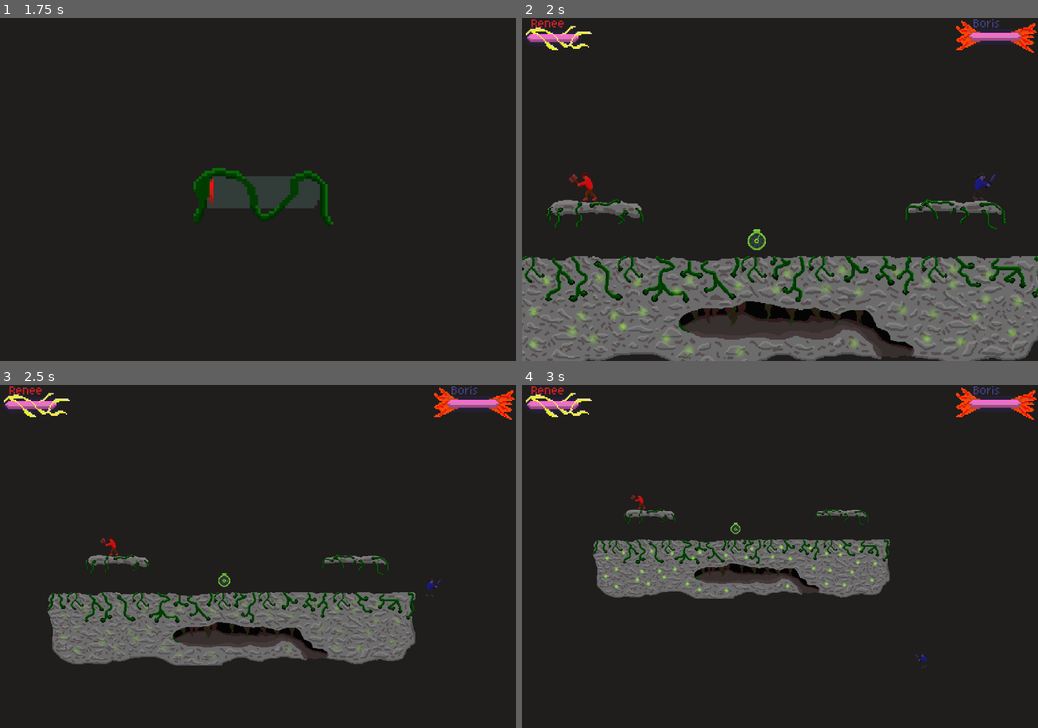
Above: before the commit, frames 1-4 (two rows, left to right).
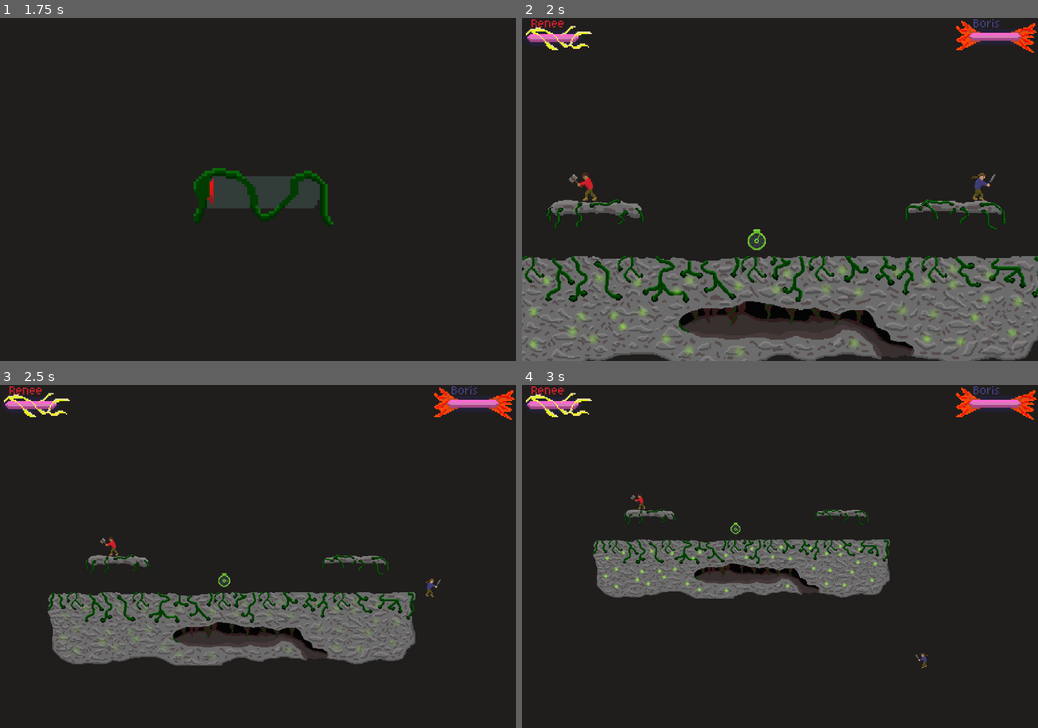
Above: after the commit, the same moments.

Repository: Justiniscoding/HavenHamilton
Game: Godot game, scene res://Scenes/menu.tscn
Same seed, same stepped clock (60 frames per second), same inputs: the game is played once before the commit and once after it. Sound files missing from this copy of the repository are replaced by a short silence.
Inputs (mouse positions are in pixels of both pictures, inside the frame that each line leads up to):
- Up to frame 1 (1.75 s): click (139, 271) at 0.5 s; tap Enter (Set1) at 1.25, 1.35 s; hold Right (right1) from 1.28 s (still down)
- Up to frame 2 (2 s): keep holding Right (right1)
- Up to frame 3 (2.5 s): keep holding Right (right1); tap S (down2) at 2.1 s
- Up to frame 4 (3 s): release Right (right1) at 2.78 s; hold Left (left1) from 2.78 s (still down); tap A (left2) at 2.85 s

Frame 1 is identical in both runs. In frame 2, 0.3% of the frame differs, in the area x 9-92%, y 45-54%; in frame 3, 0.1%; in frame 4, less than 0.1%.

Commit message:
new different colour sprites switch properly

Diff:
--- a/Scenes/player.tscn
+++ b/Scenes/player.tscn
@@ -4,6 +4,8 @@
 [ext_resource type="Shader" uid="uid://p8227oh1i16q" path="res://Scenes/player.gdshader" id="2_6t5aa"]
 [ext_resource type="Texture2D" uid="uid://qh0iy4ujoyt8" path="res://Art/Player 2.png" id="2_cvnsp"]
 [ext_resource type="Texture2D" uid="uid://decyh63nmkwou" path="res://Art/Player 1.png" id="3_vgqql"]
+[ext_resource type="Texture2D" uid="uid://dkmwb63c5poef" path="res://Art/Player 1 ALT COLOUR.png" id="4_x3wgy"]
+[ext_resource type="Texture2D" uid="uid://ceh6fbct65dy6" path="res://Art/Player 2 ALT COLOUR.png" id="6_3smsa"]
 
 [sub_resource type="RectangleShape2D" id="RectangleShape2D_xs5hf"]
 size = Vector2(13.5, 28)
@@ -33,6 +35,38 @@
 atlas = ExtResource("3_vgqql")
 region = Rect2(0, 96, 32, 32)
 
+[sub_resource type="AtlasTexture" id="AtlasTexture_5cld6"]
+atlas = ExtResource("4_x3wgy")
+region = Rect2(32, 96, 32, 32)
+
+[sub_resource type="AtlasTexture" id="AtlasTexture_o736f"]
+atlas = ExtResource("4_x3wgy")
+region = Rect2(64, 96, 32, 32)
+
+[sub_resource type="AtlasTexture" id="AtlasTexture_ketbw"]
+atlas = ExtResource("4_x3wgy")
+region = Rect2(0, 96, 32, 32)
+
+[sub_resource type="AtlasTexture" id="AtlasTexture_4grkl"]
+atlas = ExtResource("4_x3wgy")
+region = Rect2(96, 96, 32, 32)
+
+[sub_resource type="AtlasTexture" id="AtlasTexture_6yrdb"]
+atlas = ExtResource("6_3smsa")
+region = Rect2(32, 96, 32, 32)
+
+[sub_resource type="AtlasTexture" id="AtlasTexture_ue0p1"]
+atlas = ExtResource("6_3smsa")
+region = Rect2(64, 96, 32, 32)
+
+[sub_resource type="AtlasTexture" id="AtlasTexture_isbcs"]
+atlas = ExtResource("6_3smsa")
+region = Rect2(0, 96, 32, 32)
+
+[sub_resource type="AtlasTexture" id="AtlasTexture_142e3"]
+atlas = ExtResource("6_3smsa")
+region = Rect2(96, 96, 32, 32)
+
 [sub_resource type="AtlasTexture" id="AtlasTexture_h4iuc"]
 atlas = ExtResource("2_cvnsp")
 region = Rect2(32, 96, 32, 32)
@@ -57,6 +91,22 @@
 atlas = ExtResource("3_vgqql")
 region = Rect2(32, 32, 32, 32)
 
+[sub_resource type="AtlasTexture" id="AtlasTexture_ts2c8"]
+atlas = ExtResource("4_x3wgy")
+region = Rect2(0, 32, 32, 32)
+
+[sub_resource type="AtlasTexture" id="AtlasTexture_hcgbs"]
+atlas = ExtResource("4_x3wgy")
+region = Rect2(32, 32, 32, 32)
+
+[sub_resource type="AtlasTexture" id="AtlasTexture_mpfyg"]
+atlas = ExtResource("6_3smsa")
+region = Rect2(0, 32, 32, 32)
+
+[sub_resource type="AtlasTexture" id="AtlasTexture_un823"]
+atlas = ExtResource("6_3smsa")
+region = Rect2(32, 32, 32, 32)
+
 [sub_resource type="AtlasTexture" id="AtlasTexture_igrcy"]
 atlas = ExtResource("2_cvnsp")
 region = Rect2(0, 32, 32, 32)
@@ -81,6 +131,38 @@
 atlas = ExtResource("3_vgqql")
 region = Rect2(96, 64, 32, 32)
 
+[sub_resource type="AtlasTexture" id="AtlasTexture_aclic"]
+atlas = ExtResource("4_x3wgy")
+region = Rect2(0, 64, 32, 32)
+
+[sub_resource type="AtlasTexture" id="AtlasTexture_0y64g"]
+atlas = ExtResource("4_x3wgy")
+region = Rect2(32, 64, 32, 32)
+
+[sub_resource type="AtlasTexture" id="AtlasTexture_ramv3"]
+atlas = ExtResource("4_x3wgy")
+region = Rect2(64, 64, 32, 32)
+
+[sub_resource type="AtlasTexture" id="AtlasTexture_hseb1"]
+atlas = ExtResource("4_x3wgy")
+region = Rect2(96, 64, 32, 32)
+
+[sub_resource type="AtlasTexture" id="AtlasTexture_vinow"]
+atlas = ExtResource("6_3smsa")
+region = Rect2(0, 64, 32, 32)
+
+[sub_resource type="AtlasTexture" id="AtlasTexture_awsf5"]
+atlas = ExtResource("6_3smsa")
+region = Rect2(32, 64, 32, 32)
+
+[sub_resource type="AtlasTexture" id="AtlasTexture_v84ne"]
+atlas = ExtResource("6_3smsa")
+region = Rect2(64, 64, 32, 32)
+
+[sub_resource type="AtlasTexture" id="AtlasTexture_4pcjl"]
+atlas = ExtResource("6_3smsa")
+region = Rect2(96, 64, 32, 32)
+
 [sub_resource type="AtlasTexture" id="AtlasTexture_olqyp"]
 atlas = ExtResource("2_cvnsp")
 region = Rect2(64, 64, 32, 32)
@@ -157,6 +239,54 @@
 atlas = ExtResource("3_vgqql")
 region = Rect2(160, 160, 32, 32)
 
+[sub_resource type="AtlasTexture" id="AtlasTexture_3ath1"]
+atlas = ExtResource("4_x3wgy")
+region = Rect2(0, 160, 32, 32)
+
+[sub_resource type="AtlasTexture" id="AtlasTexture_pgf6i"]
+atlas = ExtResource("4_x3wgy")
+region = Rect2(32, 160, 32, 32)
+
+[sub_resource type="AtlasTexture" id="AtlasTexture_bvt37"]
+atlas = ExtResource("4_x3wgy")
+region = Rect2(64, 160, 32, 32)
+
+[sub_resource type="AtlasTexture" id="AtlasTexture_kt3hj"]
+atlas = ExtResource("4_x3wgy")
+region = Rect2(96, 160, 32, 32)
+
+[sub_resource type="AtlasTexture" id="AtlasTexture_2jrev"]
+atlas = ExtResource("4_x3wgy")
+region = Rect2(128, 160, 32, 32)
+
+[sub_resource type="AtlasTexture" id="AtlasTexture_5j7nw"]
+atlas = ExtResource("4_x3wgy")
+region = Rect2(160, 160, 32, 32)
+
+[sub_resource type="AtlasTexture" id="AtlasTexture_mrkcr"]
+atlas = ExtResource("6_3smsa")
+region = Rect2(0, 160, 32, 32)
+
+[sub_resource type="AtlasTexture" id="AtlasTexture_78kn1"]
+atlas = ExtResource("6_3smsa")
+region = Rect2(32, 160, 32, 32)
+
+[sub_resource type="AtlasTexture" id="AtlasTexture_nwtn4"]
+atlas = ExtResource("6_3smsa")
+region = Rect2(64, 160, 32, 32)
+
+[sub_resource type="AtlasTexture" id="AtlasTexture_hl8o5"]
+atlas = ExtResource("6_3smsa")
+region = Rect2(96, 160, 32, 32)
+
+[sub_resource type="AtlasTexture" id="AtlasTexture_v8gx6"]
+atlas = ExtResource("6_3smsa")
+region = Rect2(128, 160, 32, 32)
+
+[sub_resource type="AtlasTexture" id="AtlasTexture_vlr8u"]
+atlas = ExtResource("6_3smsa")
+region = Rect2(160, 160, 32, 32)
+
 [sub_resource type="AtlasTexture" id="AtlasTexture_83xs0"]
 atlas = ExtResource("2_cvnsp")
 region = Rect2(0, 160, 32, 32)
@@ -229,6 +359,102 @@
 atlas = ExtResource("3_vgqql")
 region = Rect2(352, 0, 32, 32)
 
+[sub_resource type="AtlasTexture" id="AtlasTexture_fip0x"]
+atlas = ExtResource("4_x3wgy")
+region = Rect2(0, 0, 32, 32)
+
+[sub_resource type="AtlasTexture" id="AtlasTexture_4tc2f"]
+atlas = ExtResource("4_x3wgy")
+region = Rect2(32, 0, 32, 32)
+
+[sub_resource type="AtlasTexture" id="AtlasTexture_u5w1p"]
+atlas = ExtResource("4_x3wgy")
+region = Rect2(64, 0, 32, 32)
+
+[sub_resource type="AtlasTexture" id="AtlasTexture_fnpki"]
+atlas = ExtResource("4_x3wgy")
+region = Rect2(96, 0, 32, 32)
+
+[sub_resource type="AtlasTexture" id="AtlasTexture_14ki3"]
+atlas = ExtResource("4_x3wgy")
+region = Rect2(128, 0, 32, 32)
+
+[sub_resource type="AtlasTexture" id="AtlasTexture_uvwc7"]
+atlas = ExtResource("4_x3wgy")
+region = Rect2(160, 0, 32, 32)
+
+[sub_resource type="AtlasTexture" id="AtlasTexture_t1r1w"]
+atlas = ExtResource("4_x3wgy")
+region = Rect2(192, 0, 32, 32)
+
+[sub_resource type="AtlasTexture" id="AtlasTexture_s3u64"]
+atlas = ExtResource("4_x3wgy")
+region = Rect2(224, 0, 32, 32)
+
+[sub_resource type="AtlasTexture" id="AtlasTexture_0cppb"]
+atlas = ExtResource("4_x3wgy")
+region = Rect2(256, 0, 32, 32)
+
+[sub_resource type="AtlasTexture" id="AtlasTexture_s2qaf"]
+atlas = ExtResource("4_x3wgy")
+region = Rect2(288, 0, 32, 32)
+
+[sub_resource type="AtlasTexture" id="AtlasTexture_jr4hp"]
+atlas = ExtResource("4_x3wgy")
+region = Rect2(320, 0, 32, 32)
+
+[sub_resource type="AtlasTexture" id="AtlasTexture_8h4oy"]
+atlas = ExtResource("4_x3wgy")
+region = Rect2(352, 0, 32, 32)
+
+[sub_resource type="AtlasTexture" id="AtlasTexture_x8yfv"]
+atlas = ExtResource("6_3smsa")
+region = Rect2(0, 0, 32, 32)
+
+[sub_resource type="AtlasTexture" id="AtlasTexture_sg72k"]
+atlas = ExtResource("6_3smsa")
+region = Rect2(32, 0, 32, 32)
+
+[sub_resource type="AtlasTexture" id="AtlasTexture_fjjiw"]
+atlas = ExtResource("6_3smsa")
+region = Rect2(64, 0, 32, 32)
+
+[sub_resource type="AtlasTexture" id="AtlasTexture_24pht"]
+atlas = ExtResource("6_3smsa")
+region = Rect2(96, 0, 32, 32)
+
+[sub_resource type="AtlasTexture" id="AtlasTexture_lvpu8"]
+atlas = ExtResource("6_3smsa")
+region = Rect2(128, 0, 32, 32)
+
+[sub_resource type="AtlasTexture" id="AtlasTexture_iw8ov"]
+atlas = ExtResource("6_3smsa")
+region = Rect2(160, 0, 32, 32)
+
+[sub_resource type="AtlasTexture" id="AtlasTexture_s5ecd"]
+atlas = ExtResource("6_3smsa")
+region = Rect2(192, 0, 32, 32)
+
+[sub_resource type="AtlasTexture" id="AtlasTexture_6ccf0"]
+atlas = ExtResource("6_3smsa")
+region = Rect2(224, 0, 32, 32)
+
+[sub_resource type="AtlasTexture" id="AtlasTexture_uh6ff"]
+atlas = ExtResource("6_3smsa")
+region = Rect2(256, 0, 32, 32)
+
+[sub_resource type="AtlasTexture" id="AtlasTexture_ihrpn"]
+atlas = ExtResource("6_3smsa")
+region = Rect2(288, 0, 32, 32)
+
+[sub_resource type="AtlasTexture" id="AtlasTexture_4rjh6"]
+atlas = ExtResource("6_3smsa")
+region = Rect2(320, 0, 32, 32)
+
+[sub_resource type="AtlasTexture" id="AtlasTexture_cq7w1"]
+atlas = ExtResource("6_3smsa")
+region = Rect2(352, 0, 32, 32)
+
 [sub_resource type="AtlasTexture" id="AtlasTexture_6t5aa"]
 atlas = ExtResource("2_cvnsp")
 region = Rect2(0, 0, 32, 32)
@@ -309,6 +535,38 @@
 atlas = ExtResource("3_vgqql")
 region = Rect2(224, 192, 32, 32)
 
+[sub_resource type="AtlasTexture" id="AtlasTexture_ho16k"]
+atlas = ExtResource("4_x3wgy")
+region = Rect2(0, 192, 32, 32)
+
+[sub_resource type="AtlasTexture" id="AtlasTexture_o712r"]
+atlas = ExtResource("4_x3wgy")
+region = Rect2(32, 192, 32, 32)
+
+[sub_resource type="AtlasTexture" id="AtlasTexture_hfnjl"]
+atlas = ExtResource("4_x3wgy")
+region = Rect2(64, 192, 32, 32)
+
+[sub_resource type="AtlasTexture" id="AtlasTexture_uxqhi"]
+atlas = ExtResource("4_x3wgy")
+region = Rect2(96, 192, 32, 32)
+
+[sub_resource type="AtlasTexture" id="AtlasTexture_vbb78"]
+atlas = ExtResource("4_x3wgy")
+region = Rect2(128, 192, 32, 32)
+
+[sub_resource type="AtlasTexture" id="AtlasTexture_7anab"]
+atlas = ExtResource("4_x3wgy")
+region = Rect2(160, 192, 32, 32)
+
+[sub_resource type="AtlasTexture" id="AtlasTexture_q7v0o"]
+atlas = ExtResource("4_x3wgy")
+region = Rect2(192, 192, 32, 32)
+
+[sub_resource type="AtlasTexture" id="AtlasTexture_gc6xv"]
+atlas = ExtResource("4_x3wgy")
+region = Rect2(224, 192, 32, 32)
+
 [sub_resource type="AtlasTexture" id="AtlasTexture_nv4vc"]
 atlas = ExtResource("2_cvnsp")
 region = Rect2(0, 192, 32, 32)
@@ -347,6 +605,46 @@
 
 [sub_resource type="AtlasTexture" id="AtlasTexture_r7t2e"]
 atlas = ExtResource("2_cvnsp")
+region = Rect2(288, 192, 32, 32)
+
+[sub_resource type="AtlasTexture" id="AtlasTexture_473p5"]
+atlas = ExtResource("6_3smsa")
+region = Rect2(0, 192, 32, 32)
+
+[sub_resource type="AtlasTexture" id="AtlasTexture_yj2ec"]
+atlas = ExtResource("6_3smsa")
+region = Rect2(32, 192, 32, 32)
+
+[sub_resource type="AtlasTexture" id="AtlasTexture_a1mwt"]
+atlas = ExtResource("6_3smsa")
+region = Rect2(64, 192, 32, 32)
+
+[sub_resource type="AtlasTexture" id="AtlasTexture_7rvty"]
+atlas = ExtResource("6_3smsa")
+region = Rect2(96, 192, 32, 32)
+
+[sub_resource type="AtlasTexture" id="AtlasTexture_npbv3"]
+atlas = ExtResource("6_3smsa")
+region = Rect2(128, 192, 32, 32)
+
+[sub_resource type="AtlasTexture" id="AtlasTexture_n2sjk"]
+atlas = ExtResource("6_3smsa")
+region = Rect2(160, 192, 32, 32)
+
+[sub_resource type="AtlasTexture" id="AtlasTexture_kl5x6"]
+atlas = ExtResource("6_3smsa")
+region = Rect2(192, 192, 32, 32)
+
+[sub_resource type="AtlasTexture" id="AtlasTexture_3e4cc"]
+atlas = ExtResource("6_3smsa")
+region = Rect2(224, 192, 32, 32)
+
+[sub_resource type="AtlasTexture" id="AtlasTexture_siibh"]
+atlas = ExtResource("6_3smsa")
+region = Rect2(256, 192, 32, 32)
+
+[sub_resource type="AtlasTexture" id="AtlasTexture_kfwar"]
+atlas = ExtResource("6_3smsa")
 region = Rect2(288, 192, 32, 32)
 
 [sub_resource type="SpriteFrames" id="SpriteFrames_v0iea"]
@@ -370,6 +668,40 @@
 }, {
 "frames": [{
 "duration": 1.0,
+"texture": SubResource("AtlasTexture_5cld6")
+}, {
+"duration": 1.0,
+"texture": SubResource("AtlasTexture_o736f")
+}, {
+"duration": 1.0,
+"texture": SubResource("AtlasTexture_ketbw")
+}, {
+"duration": 1.0,
+"texture": SubResource("AtlasTexture_4grkl")
+}],
+"loop": 0,
+"name": &"double_jump12",
+"speed": 15.0
+}, {
+"frames": [{
+"duration": 1.0,
+"texture": SubResource("AtlasTexture_6yrdb")
+}, {
+"duration": 1.0,
+"texture": SubResource("AtlasTexture_ue0p1")
+}, {
+"duration": 1.0,
+"texture": SubResource("AtlasTexture_isbcs")
+}, {
+"duration": 1.0,
+"texture": SubResource("AtlasTexture_142e3")
+}],
+"loop": 0,
+"name": &"double_jump2",
+"speed": 15.0
+}, {
+"frames": [{
+"duration": 1.0,
 "texture": SubResource("AtlasTexture_h4iuc")
 }, {
 "duration": 1.0,
@@ -382,7 +714,7 @@
 "texture": SubResource("AtlasTexture_cvnsp")
 }],
 "loop": 0,
-"name": &"double_jump2",
+"name": &"double_jump22",
 "speed": 15.0
 }, {
 "frames": [{
@@ -398,10 +730,21 @@
 }, {
 "frames": [{
 "duration": 1.0,
-"texture": SubResource("AtlasTexture_igrcy")
-}, {
-"duration": 1.0,
-"texture": SubResource("AtlasTexture_fs7ks")
+"texture": SubResource("AtlasTexture_ts2c8")
+}, {
+"duration": 1.0,
+"texture": SubResource("AtlasTexture_hcgbs")
+}],
+"loop": 1,
+"name": &"idle12",
+"speed": 4.0
+}, {
+"frames": [{
+"duration": 1.0,
+"texture": SubResource("AtlasTexture_mpfyg")
+}, {
+"duration": 1.0,
+"texture": SubResource("AtlasTexture_un823")
 }],
 "loop": 1,
 "name": &"idle2",
@@ -409,6 +752,17 @@
 }, {
 "frames": [{
 "duration": 1.0,
+"texture": SubResource("AtlasTexture_igrcy")
+}, {
+"duration": 1.0,
+"texture": SubResource("AtlasTexture_fs7ks")
+}],
+"loop": 1,
+"name": &"idle22",
+"speed": 4.0
+}, {
+"frames": [{
+"duration": 1.0,
 "texture": SubResource("AtlasTexture_e6mvm")
 }, {
 "duration": 1.0,
@@ -426,16 +780,33 @@
 }, {
 "frames": [{
 "duration": 1.0,
-"texture": SubResource("AtlasTexture_olqyp")
-}, {
-"duration": 1.0,
-"texture": SubResource("AtlasTexture_wpjfl")
-}, {
-"duration": 1.0,
-"texture": SubResource("AtlasTexture_bi64h")
-}, {
-"duration": 1.0,
-"texture": SubResource("AtlasTexture_l6n3p")
+"texture": SubResource("AtlasTexture_aclic")
+}, {
+"duration": 1.0,
+"texture": SubResource("AtlasTexture_0y64g")
+}, {
+"duration": 1.0,
+"texture": SubResource("AtlasTexture_ramv3")
+}, {
+"duration": 1.0,
+"texture": SubResource("AtlasTexture_hseb1")
+}],
+"loop": 0,
+"name": &"jump12",
+"speed": 5.0
+}, {
+"frames": [{
+"duration": 1.0,
+"texture": SubResource("AtlasTexture_vinow")
+}, {
+"duration": 1.0,
+"texture": SubResource("AtlasTexture_awsf5")
+}, {
+"duration": 1.0,
+"texture": SubResource("AtlasTexture_v84ne")
+}, {
+"duration": 1.0,
+"texture": SubResource("AtlasTexture_4pcjl")
 }],
 "loop": 0,
 "name": &"jump2",
@@ -443,6 +814,23 @@
 }, {
 "frames": [{
 "duration": 1.0,
+"texture": SubResource("AtlasTexture_olqyp")
+}, {
+"duration": 1.0,
+"texture": SubResource("AtlasTexture_wpjfl")
+}, {
+"duration": 1.0,
+"texture": SubResource("AtlasTexture_bi64h")
+}, {
+"duration": 1.0,
+"texture": SubResource("AtlasTexture_l6n3p")
+}],
+"loop": 0,
+"name": &"jump22",
+"speed": 5.0
+}, {
+"frames": [{
+"duration": 1.0,
 "texture": SubResource("AtlasTexture_pukcj")
 }, {
 "duration": 1.0,
@@ -502,6 +890,52 @@
 "speed": 10.0
 }, {
 "frames": [{
+"duration": 0.25,
+"texture": SubResource("AtlasTexture_3ath1")
+}, {
+"duration": 0.25,
+"texture": SubResource("AtlasTexture_pgf6i")
+}, {
+"duration": 0.25,
+"texture": SubResource("AtlasTexture_bvt37")
+}, {
+"duration": 0.25,
+"texture": SubResource("AtlasTexture_kt3hj")
+}, {
+"duration": 0.25,
+"texture": SubResource("AtlasTexture_2jrev")
+}, {
+"duration": 0.25,
+"texture": SubResource("AtlasTexture_5j7nw")
+}],
+"loop": 0,
+"name": &"range12",
+"speed": 10.0
+}, {
+"frames": [{
+"duration": 0.5,
+"texture": SubResource("AtlasTexture_mrkcr")
+}, {
+"duration": 0.5,
+"texture": SubResource("AtlasTexture_78kn1")
+}, {
+"duration": 0.5,
+"texture": SubResource("AtlasTexture_nwtn4")
+}, {
+"duration": 0.5,
+"texture": SubResource("AtlasTexture_hl8o5")
+}, {
+"duration": 0.5,
+"texture": SubResource("AtlasTexture_v8gx6")
+}, {
+"duration": 0.5,
+"texture": SubResource("AtlasTexture_vlr8u")
+}],
+"loop": 0,
+"name": &"range2",
+"speed": 5.0
+}, {
+"frames": [{
 "duration": 0.5,
 "texture": SubResource("AtlasTexture_83xs0")
 }, {
@@ -521,7 +955,7 @@
 "texture": SubResource("AtlasTexture_yh6i2")
 }],
 "loop": 0,
-"name": &"range2",
+"name": &"range22",
 "speed": 5.0
 }, {
 "frames": [{
@@ -567,46 +1001,128 @@
 }, {
 "frames": [{
 "duration": 1.0,
-"texture": SubResource("AtlasTexture_6t5aa")
-}, {
-"duration": 1.0,
-"texture": SubResource("AtlasTexture_vgqql")
-}, {
-"duration": 1.0,
-"texture": SubResource("AtlasTexture_fkybt")
-}, {
-"duration": 1.0,
-"texture": SubResource("AtlasTexture_x3wgy")
-}, {
-"duration": 1.0,
-"texture": SubResource("AtlasTexture_3smsa")
-}, {
-"duration": 1.0,
-"texture": SubResource("AtlasTexture_8erm5")
-}, {
-"duration": 1.0,
-"texture": SubResource("AtlasTexture_f1ek2")
-}, {
-"duration": 1.0,
-"texture": SubResource("AtlasTexture_tx1dd")
-}, {
-"duration": 1.0,
-"texture": SubResource("AtlasTexture_gymyn")
-}, {
-"duration": 1.0,
-"texture": SubResource("AtlasTexture_pu2lt")
-}, {
-"duration": 1.0,
-"texture": SubResource("AtlasTexture_ukyrk")
-}, {
-"duration": 1.0,
-"texture": SubResource("AtlasTexture_7dp3o")
+"texture": SubResource("AtlasTexture_fip0x")
+}, {
+"duration": 1.0,
+"texture": SubResource("AtlasTexture_4tc2f")
+}, {
+"duration": 1.0,
+"texture": SubResource("AtlasTexture_u5w1p")
+}, {
+"duration": 1.0,
+"texture": SubResource("AtlasTexture_fnpki")
+}, {
+"duration": 1.0,
+"texture": SubResource("AtlasTexture_14ki3")
+}, {
+"duration": 1.0,
+"texture": SubResource("AtlasTexture_uvwc7")
+}, {
+"duration": 1.0,
+"texture": SubResource("AtlasTexture_t1r1w")
+}, {
+"duration": 1.0,
+"texture": SubResource("AtlasTexture_s3u64")
+}, {
+"duration": 1.0,
+"texture": SubResource("AtlasTexture_0cppb")
+}, {
+"duration": 1.0,
+"texture": SubResource("AtlasTexture_s2qaf")
+}, {
+"duration": 1.0,
+"texture": SubResource("AtlasTexture_jr4hp")
+}, {
+"duration": 1.0,
+"texture": SubResource("AtlasTexture_8h4oy")
+}],
+"loop": 1,
+"name": &"run12",
+"speed": 9.0
+}, {
+"frames": [{
+"duration": 1.0,
+"texture": SubResource("AtlasTexture_x8yfv")
+}, {
+"duration": 1.0,
+"texture": SubResource("AtlasTexture_sg72k")
+}, {
+"duration": 1.0,
+"texture": SubResource("AtlasTexture_fjjiw")
+}, {
+"duration": 1.0,
+"texture": SubResource("AtlasTexture_24pht")
+}, {
+"duration": 1.0,
+"texture": SubResource("AtlasTexture_lvpu8")
+}, {
+"duration": 1.0,
+"texture": SubResource("AtlasTexture_iw8ov")
+}, {
+"duration": 1.0,
+"texture": SubResource("AtlasTexture_s5ecd")
+}, {
+"duration": 1.0,
+"texture": SubResource("AtlasTexture_6ccf0")
+}, {
+"duration": 1.0,
+"texture": SubResource("AtlasTexture_uh6ff")
+}, {
+"duration": 1.0,
+"texture": SubResource("AtlasTexture_ihrpn")
+}, {
+"duration": 1.0,
+"texture": SubResource("AtlasTexture_4rjh6")
+}, {
+"duration": 1.0,
+"texture": SubResource("AtlasTexture_cq7w1")
 }],
 "loop": 1,
 "name": &"run2",
 "speed": 9.0
 }, {
 "frames": [{
+"duration": 1.0,
+"texture": SubResource("AtlasTexture_6t5aa")
+}, {
+"duration": 1.0,
+"texture": SubResource("AtlasTexture_vgqql")
+}, {
+"duration": 1.0,
+"texture": SubResource("AtlasTexture_fkybt")
+}, {
+"duration": 1.0,
+"texture": SubResource("AtlasTexture_x3wgy")
+}, {
+"duration": 1.0,
+"texture": SubResource("AtlasTexture_3smsa")
+}, {
+"duration": 1.0,
+"texture": SubResource("AtlasTexture_8erm5")
+}, {
+"duration": 1.0,
+"texture": SubResource("AtlasTexture_f1ek2")
+}, {
+"duration": 1.0,
+"texture": SubResource("AtlasTexture_tx1dd")
+}, {
+"duration": 1.0,
+"texture": SubResource("AtlasTexture_gymyn")
+}, {
+"duration": 1.0,
+"texture": SubResource("AtlasTexture_pu2lt")
+}, {
+"duration": 1.0,
+"texture": SubResource("AtlasTexture_ukyrk")
+}, {
+"duration": 1.0,
+"texture": SubResource("AtlasTexture_7dp3o")
+}],
+"loop": 1,
+"name": &"run22",
+"speed": 9.0
+}, {
+"frames": [{
 "duration": 0.5,
 "texture": SubResource("AtlasTexture_lisdf")
 }, {
@@ -636,6 +1152,35 @@
 "speed": 12.0
 }, {
 "frames": [{
+"duration": 0.5,
+"texture": SubResource("AtlasTexture_ho16k")
+}, {
+"duration": 0.5,
+"texture": SubResource("AtlasTexture_o712r")
+}, {
+"duration": 0.5,
+"texture": SubResource("AtlasTexture_hfnjl")
+}, {
+"duration": 0.5,
+"texture": SubResource("AtlasTexture_uxqhi")
+}, {
+"duration": 0.5,
+"texture": SubResource("AtlasTexture_vbb78")
+}, {
+"duration": 0.5,
+"texture": SubResource("AtlasTexture_7anab")
+}, {
+"duration": 0.5,
+"texture": SubResource("AtlasTexture_q7v0o")
+}, {
+"duration": 0.5,
+"texture": SubResource("AtlasTexture_gc6xv")
+}],
+"loop": 0,
+"name": &"short12",
+"speed": 12.0
+}, {
+"frames": [{
 "duration": 0.25,
 "texture": SubResource("AtlasTexture_nv4vc")
 }, {
@@ -668,6 +1213,41 @@
 }],
 "loop": 0,
 "name": &"short2",
+"speed": 12.0
+}, {
+"frames": [{
+"duration": 0.25,
+"texture": SubResource("AtlasTexture_473p5")
+}, {
+"duration": 0.25,
+"texture": SubResource("AtlasTexture_yj2ec")
+}, {
+"duration": 0.25,
+"texture": SubResource("AtlasTexture_a1mwt")
+}, {
+"duration": 0.25,
+"texture": SubResource("AtlasTexture_7rvty")
+}, {
+"duration": 1.0,
+"texture": SubResource("AtlasTexture_npbv3")
+}, {
+"duration": 1.0,
+"texture": SubResource("AtlasTexture_n2sjk")
+}, {
+"duration": 1.0,
+"texture": SubResource("AtlasTexture_kl5x6")
+}, {
+"duration": 0.5,
+"texture": SubResource("AtlasTexture_3e4cc")
+}, {
+"duration": 0.5,
+"texture": SubResource("AtlasTexture_siibh")
+}, {
+"duration": 0.5,
+"texture": SubResource("AtlasTexture_kfwar")
+}],
+"loop": 0,
+"name": &"short22",
 "speed": 12.0
 }]
 
@@ -702,5 +1282,5 @@
 material = SubResource("ShaderMaterial_vgqql")
 position = Vector2(7, 0)
 sprite_frames = SubResource("SpriteFrames_v0iea")
-animation = &"short2"
+animation = &"double_jump1"
 offset = Vector2(-7, 0)
--- a/Scripts/player.gd
+++ b/Scripts/player.gd
@@ -12,6 +12,8 @@
 var speed = 250
 var jump = -400
 var doubleJumpSize = jump * 0.75
+
+var addToSpriteName
 
 
 var canDoubleJump = false
@@ -97,10 +99,12 @@
 		inNum = 1
 		print(Global.playerNumber)
 		playerNumber = Global.playerNumber
+		addToSpriteName = ""
 	else:
 		inputNum = str(2)
 		inNum = 2
 		playerNumber = Global.player2Number
+		addToSpriteName = "2"
 
 	pnum = str(playerNumber)
 
@@ -108,7 +112,7 @@
 	# fixes shader param issue
 	$AnimatedSprite2D.material = $AnimatedSprite2D.material.duplicate()
 
-	$AnimatedSprite2D.play("idle" + pnum)
+	$AnimatedSprite2D.play("idle" + pnum + addToSpriteName)
 
 
 
@@ -126,7 +130,7 @@
 func fight():
 	if currentAttack == Attacks.NONE and weaponState == WeaponState.READY:
 		if Input.is_action_just_pressed("short" + inputNum):
-			$AnimatedSprite2D.play("short" + pnum)
+			$AnimatedSprite2D.play("short" + pnum + addToSpriteName)
 			startup.reset(weapons["short" + pnum].charge)
 			currentAttack = Attacks.SHORT
 			weaponState = WeaponState.CHARGING
@@ -134,7 +138,7 @@
 			print("charging")
 
 		if Input.is_action_just_pressed("range" + inputNum):
-			$AnimatedSprite2D.play("range" + pnum)
+			$AnimatedSprite2D.play("range" + pnum + addToSpriteName)
 			startup.reset(weapons["range" + pnum].charge)
 			forcedDirection = 1 if $AnimatedSprite2D.flip_h else -1
 			currentAttack = Attacks.RANGED
@@ -215,10 +219,10 @@
 	active.update(delta)
 	stun.update(delta)
 
-	if(name == "Player") :
-		modulate = Color8(100, 100, 255)
-	else:
-		modulate = Color8(255, 100, 100, 255)
+	#if(name == "Player") :
+	#	modulate = Color8(100, 100, 255)
+	#else:
+	#	modulate = Color8(255, 100, 100, 255)
 
 
 	if stun.can():
@@ -239,11 +243,11 @@
 
 	if direction != 0:
 		if is_on_floor() and currentAttack == Attacks.NONE and weaponState == WeaponState.READY and not didAttack:
-			$AnimatedSprite2D.play("run" + pnum)
+			$AnimatedSprite2D.play("run" + pnum + addToSpriteName)
 		velocity.x = lerp(velocity.x, direction, 0.15)
 	else:
 		if is_on_floor() and currentAttack == Attacks.NONE and weaponState == WeaponState.READY and not didAttack:
-			$AnimatedSprite2D.play("idle" + pnum)
+			$AnimatedSprite2D.play("idle" + pnum + addToSpriteName)
 		velocity.x = lerp(velocity.x, 0.0, 0.15)
 
 	if direction > 0 and forcedDirection != -1:
@@ -261,12 +265,12 @@
 	if Input.is_action_just_pressed("up" + inputNum):
 		if is_on_floor():
 			isJumping = true
-			$AnimatedSprite2D.play("jump" + pnum)
+			$AnimatedSprite2D.play("jump" + pnum + addToSpriteName)
 			canDoubleJump = true
 			velocity.y = jump
 			$"../AudioStreamPlayer2D".play()
 		elif canDoubleJump:
-			$AnimatedSprite2D.play("double_jump" + pnum)
+			$AnimatedSprite2D.play("double_jump" + pnum + addToSpriteName)
 			canDoubleJump = false
 			velocity.y = doubleJumpSize
 			$"../AudioStreamPlayer2D".play()
Not shown, added: Art/Player 1 ALT COLOUR.png.import
Not shown, added: Art/Player 2 ALT COLOUR.png.import
